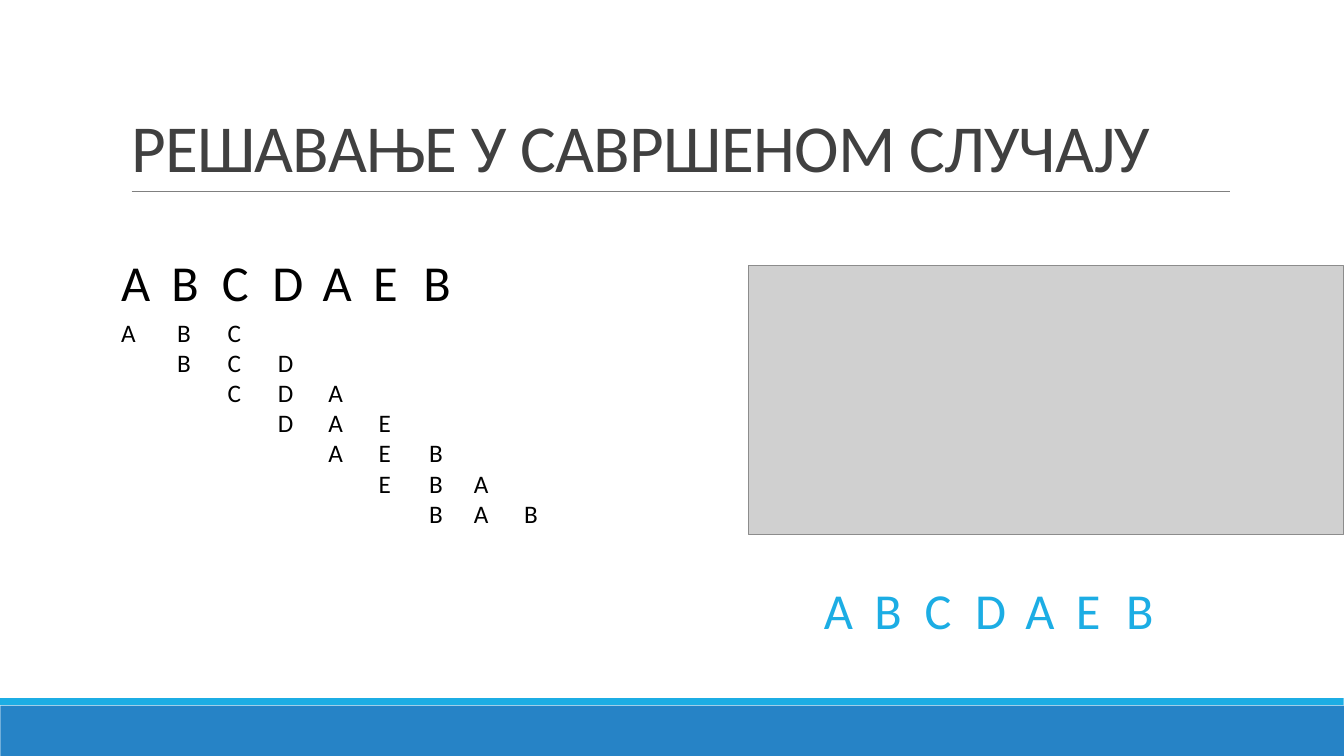
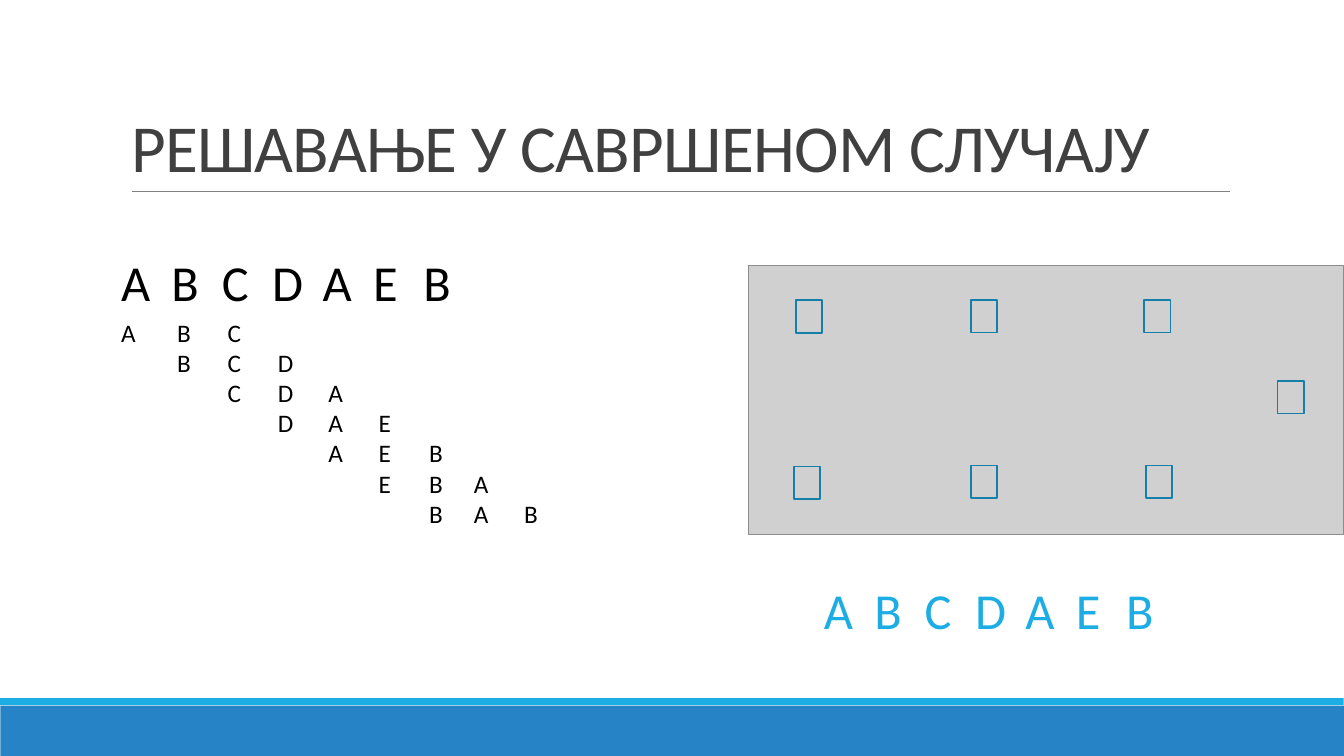
Before and after one commit to bxgda/diplomski-rad, a slide deck: slide 27 of PREZENTACIJA_JB.pptx. Drawn at 1344x756 pixels with LibreOffice and Linux fonts; fonts in the diff are those of the drawing; grey boxes stand for pictures. Boxes give left, top, right and bottom in pixels: in the first picture for what was removed or moved away, otherwise in the second. Text is boxed around its words. In the diff, an @@ line names an element or a change of style, - is before the commit and + after.

```diff
--- a/PREZENTACIJA_JB.pptx
+++ b/PREZENTACIJA_JB.pptx
@@ rectangle added at (x1=797, y1=300, x2=823, y2=333), outline #1580A9 1.25 pt @@
@@ rectangle added at (x1=971, y1=300, x2=997, y2=333), outline #1580A9 1.25 pt @@
@@ rectangle added at (x1=1144, y1=300, x2=1171, y2=333), outline #1580A9 1.25 pt @@
@@ rectangle added at (x1=1277, y1=381, x2=1304, y2=413), outline #1580A9 1.25 pt @@
@@ rectangle added at (x1=795, y1=467, x2=821, y2=499), outline #1580A9 1.25 pt @@
@@ rectangle added at (x1=971, y1=466, x2=997, y2=498), outline #1580A9 1.25 pt @@
@@ rectangle added at (x1=1146, y1=466, x2=1173, y2=498), outline #1580A9 1.25 pt @@
```
Also in this commit, not shown: 9 other slides changed, 1 slide removed.
